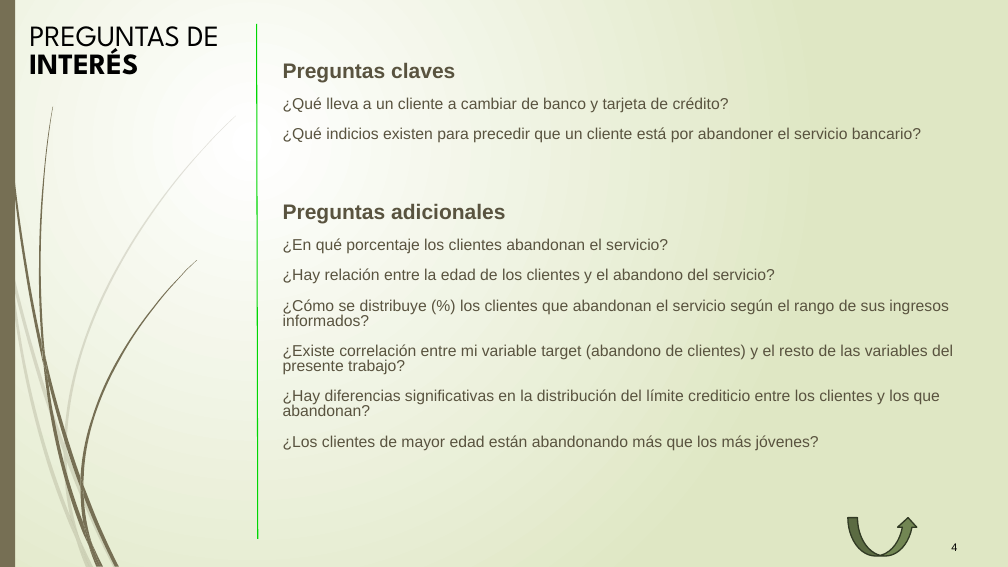
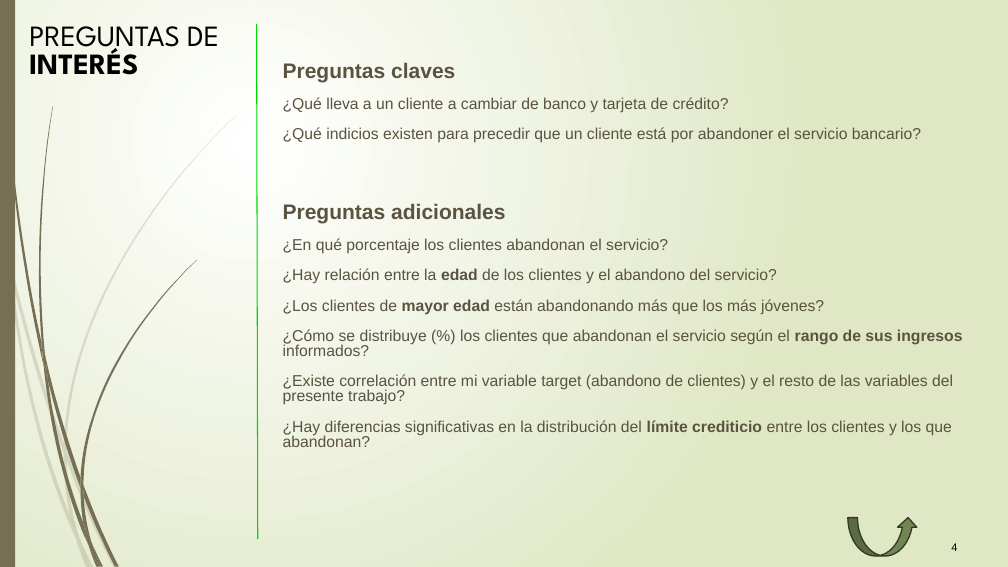
Before and after one commit to biummato/Data, a slide deck: slide 4 of DS.pptx. Drawn at 1008x567 pixels with LibreOffice and Linux fonts; fonts in the diff are those of the drawing. Boxes give left, top, right and bottom in pixels: in the first picture for what was removed or moved away, otherwise in the second. Text is boxed around its words. In the diff, an @@ line names an element or a change of style, - is before the commit and + after.

```diff
--- a/DS.pptx
+++ b/DS.pptx
@@ text at bbox=[283, 268, 963, 447]: bold on in "edad", "rango de sus ingresos", "límite crediticio" @@
@@ text at bbox=[283, 299, 824, 315]: paragraph added @@
+¿Los clientes de mayor edad están abandonando más que los más jóvenes?
@@ text at bbox=[283, 435, 819, 451]: paragraph removed @@
-¿Los clientes de mayor edad están abandonando más que los más jóvenes?
```
Also in this commit, not shown: 6 other slides changed, 2 slides added, 2 slides removed.
